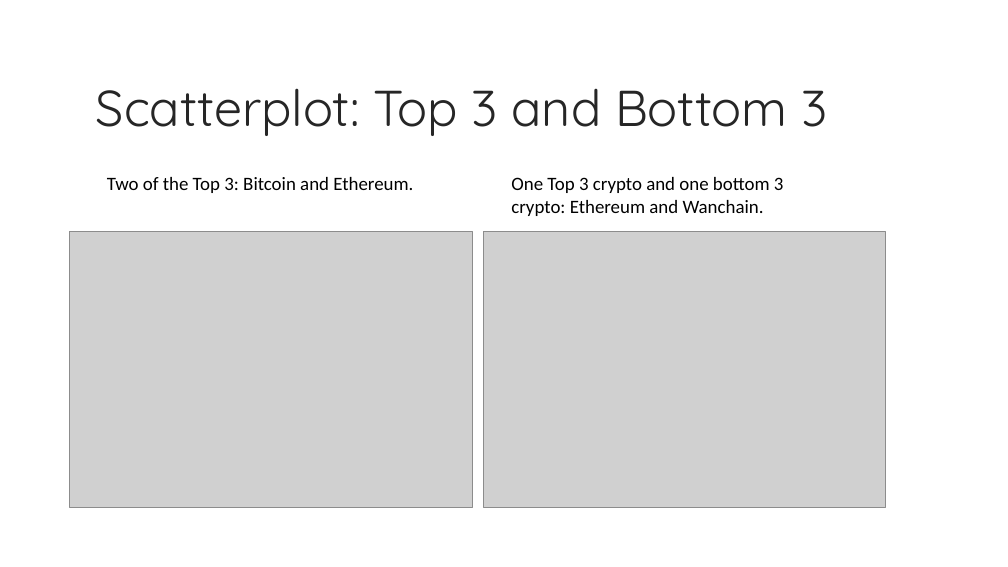
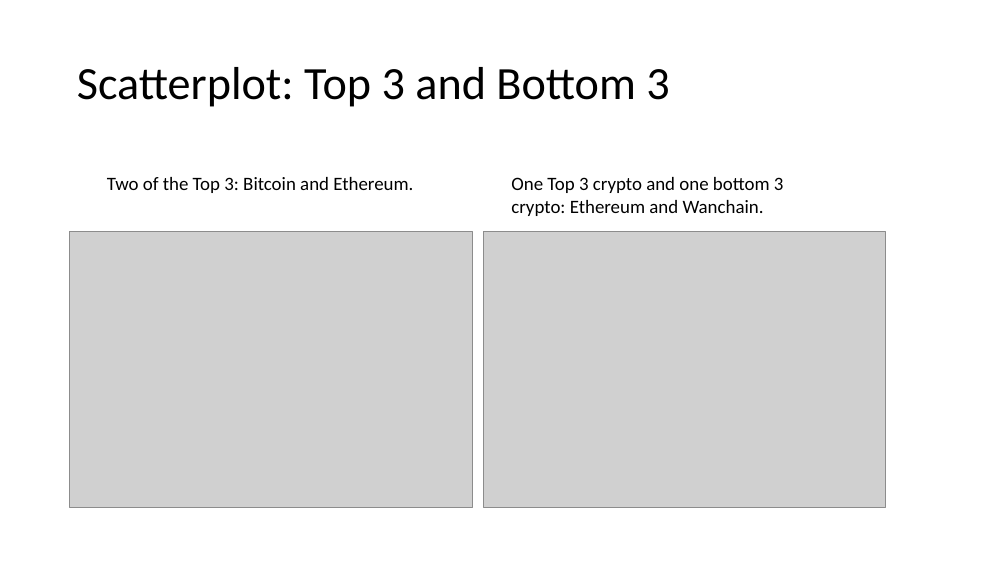
Before and after one commit to kevzha/CryptoAnalysis, a slide deck: slide 7 of Crypto Presentation.ppt. Drawn at 1008x567 pixels with LibreOffice and Linux fonts; fonts in the diff are those of the drawing; grey boxes stand for pictures; background and template pictures are left out. Boxes give left, top, right and bottom in pixels: in the first picture for what was removed or moved away, otherwise in the second. Text is boxed around its words. In the diff, an @@ line names an element or a change of style, - is before the commit and + after.

```diff
--- a/Crypto Presentation.ppt
+++ b/Crypto Presentation.ppt
@@ title "Scatterplot: Top 3 and Bottom ..." moved from (x1=96, y1=88, x2=828, y2=136) to (x1=77, y1=67, x2=669, y2=107) @@
@@ title "Scatterplot: Top 3 and Bottom ..." at (x1=77, y1=67, x2=669, y2=107): size 48 to 44 pt, font Quicksand to Calibri, text colour #262626 to #000000 @@
```
Also in this commit, not shown: 10 other slides changed, 3 other files.
